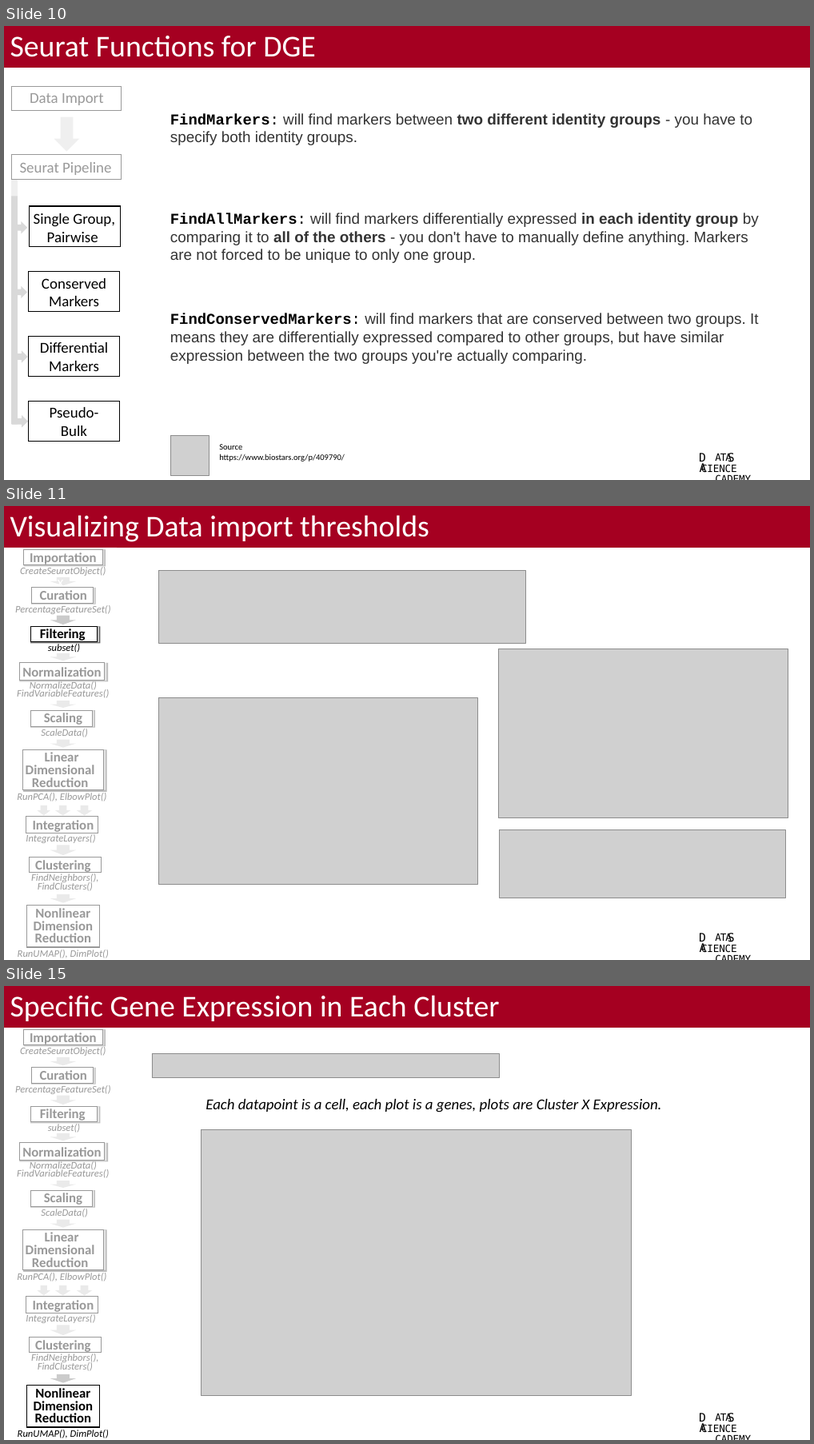
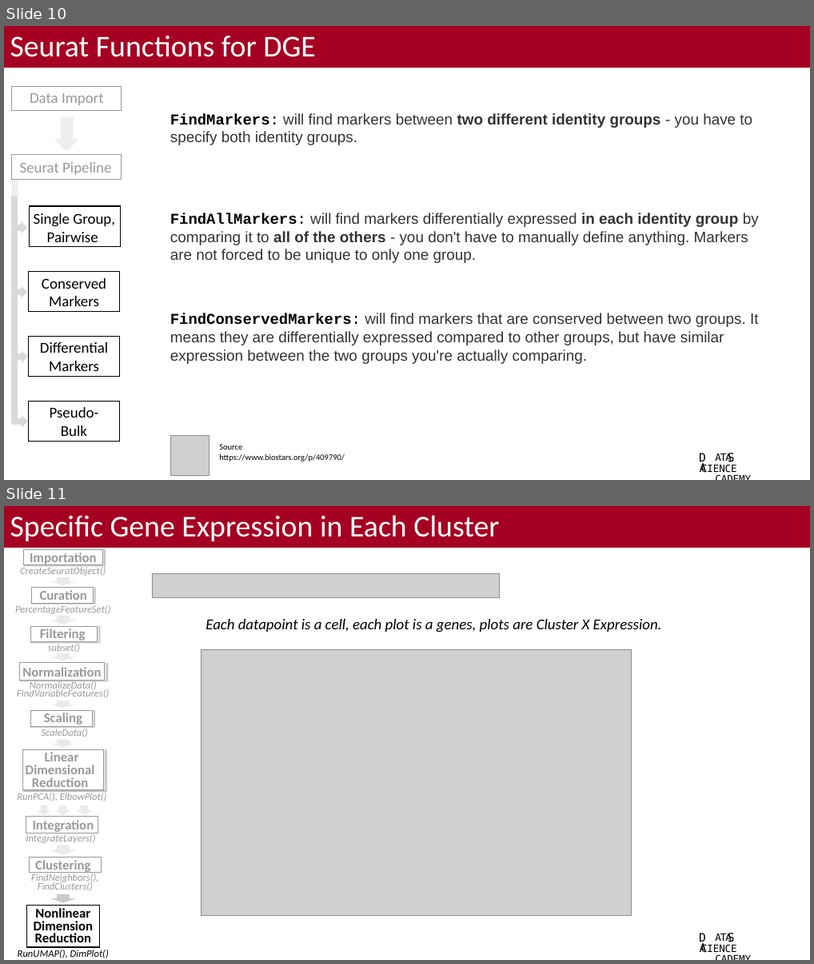
Before and after one commit to bacorli2/scrna_workshop, a slide deck: M5_Seurat_DGE_and_Exploratory/M5_Seurat_DGE_Exploratory.pptx. Shown one above the other, each under a label of ours: slides 10, 11 and 15 before the commit, slides 10 and 11 after it; the slides between them are not shown. The pictures are 814x1444 and 814x964 pixels, drawn with LibreOffice and Linux fonts; fonts in the diff are those of the drawing; grey boxes stand for pictures; background and template pictures are left out. Boxes give left, top, right and bottom in pixels: in the first picture for what was removed or moved away, otherwise in the second. Text is boxed around its words. In the diff, an @@ line names an element or a change of style, - is before the commit and + after.

```diff
--- a/M5_Seurat_DGE_and_Exploratory/M5_Seurat_DGE_Exploratory.pptx
+++ b/M5_Seurat_DGE_and_Exploratory/M5_Seurat_DGE_Exploratory.pptx
@@ slide 11 removed at bbox=[4, 506, 810, 960], background #FFFFFF; not listed: 53 template elements that a slide beside it also shows @@
@@ title removed at bbox=[4, 506, 810, 548] @@
-Visualizing Data import thresholds
@@ rectangle removed at bbox=[4, 548, 117, 616] @@
-x
@@ picture removed at bbox=[159, 571, 526, 644] @@
@@ picture removed at bbox=[498, 648, 789, 817] @@
@@ rectangle removed at bbox=[4, 652, 117, 960] @@
@@ picture removed at bbox=[159, 698, 478, 884] @@
@@ picture removed at bbox=[499, 830, 786, 896] @@
@@ what was slide 15 is now slide 11 @@
```
Also in this commit, not shown: 1 slide changed, 3 other slides removed, 6 other files.
